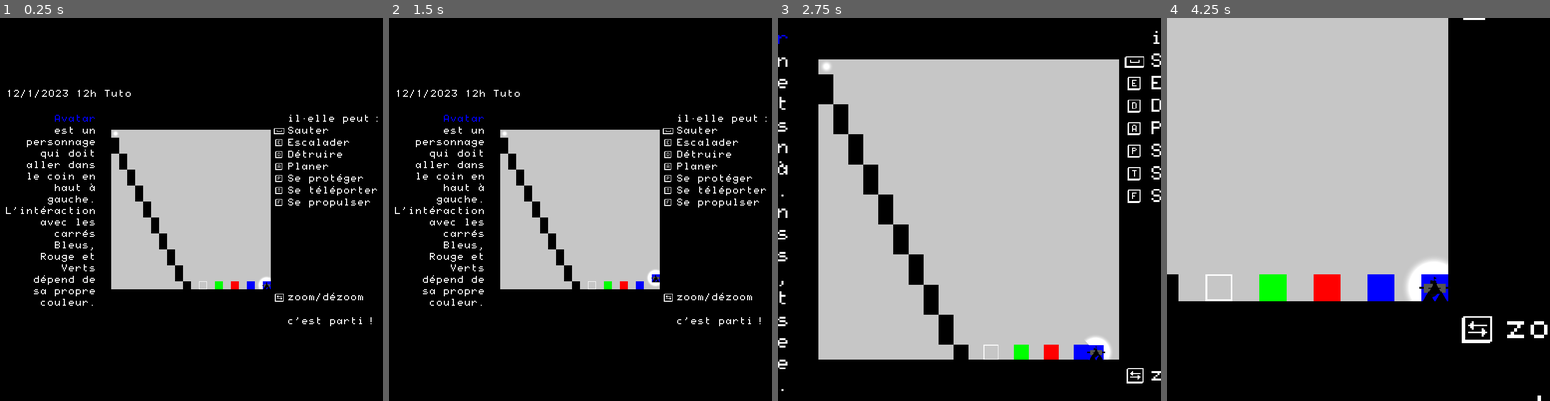
Above: before the commit, frames 1-4 (left to right).
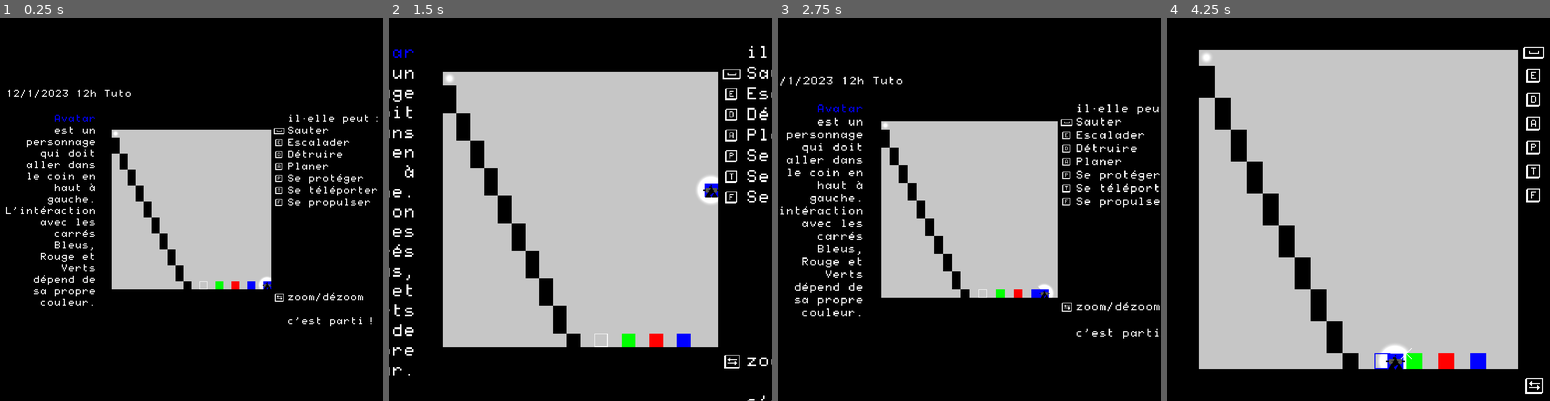
Above: after the commit, the same moments.

Repository: CorentinBrule/kinematic
Game: Godot game, scene res://Jeu.tscn
The game is run twice, just before and just after one commit, with the same random seed, the same clock (stepped at 60 frames per second) and the same inputs.
Inputs (mouse positions are in pixels of both pictures, inside the frame that each line leads up to):
- Up to frame 1 (0.25 s): no input
- Up to frame 2 (1.5 s): tap Enter at 0.5 s; move the mouse to (664, 190) at 0.52 s; hold Down (move_bottom) 0.53-1.28 s; hold Right (move_right) from 0.53 s (still down); click (664, 190) at 0.67 s; tap Space (Sauter) at 0.77 s; move the mouse to (503, 228) at 1.27 s; tap Mouse wheel down (zoom_down_mouse) at 1.35 s
- Up to frame 3 (2.75 s): tap Space (Sauter) at 1.52 s; move the mouse to (1007, 125) at 2.02 s; release Right (move_right) at 2.03 s; hold Left (move_left) from 2.03 s (still down); hold Tab (zoom_toggle) from 2.03 s (still down)
- Up to frame 4 (4.25 s): move the mouse to (1339, 286) at 2.77 s; release Left (move_left) at 2.78 s; release Tab (zoom_toggle) at 2.78 s; hold Right (move_right) from 2.78 s (still down); tap Mouse wheel up (zoom_up_mouse) at 2.85 s; click (1339, 286) at 2.92 s; tap Space (Sauter) at 3.02, 3.77 s; move the mouse to (1473, 266) at 3.52 s; hold Down (move_bottom) from 3.53 s (still down)

The runs differ from the first frame. In frame 1, 0.2% of the frame differs, in the area x 29-71%, y 29-71%; in frame 2, 37%; in frame 3, 43%; in frame 4, 43%, in the area x 0-100%, y 0-100%.

Commit message:
release plug&play pour les ateliers, github ribbon, et autres (Cherry Pick 929f3d1 & 4bf623b)

Diff:
--- a/Jeu.tscn
+++ b/Jeu.tscn
@@ -15,6 +15,8 @@
 [node name="Jeu" type="Node"]
 process_mode = 3
 script = ExtResource("12")
+auto_cam = true
+click_to_move = true
 
 [node name="Niveau" parent="." instance=ExtResource("1")]
 process_mode = 3
@@ -29,7 +31,6 @@
 narrative = "est un personnage qui doit aller dans le coin en haut à gauche. L'intéraction avec les carrés Bleus, Rouge et Verts dépend de sa propre couleur."
 
 [node name="TileMap" parent="Niveau" instance=ExtResource("10")]
-position = Vector2(-1, 0)
 
 [node name="Avatar" parent="Niveau" instance=ExtResource("2")]
 process_mode = 1
@@ -42,28 +43,34 @@
 [node name="Sauter" parent="Niveau/Avatar" instance=ExtResource("5")]
 jump_power = 200.0
 xbox_button = "A"
+metadata/_edit_lock_ = true
 
 [node name="Escalader" parent="Niveau/Avatar" instance=ExtResource("8")]
 glue_time_max = 10.0
 glue_effect = 1000.0
 glue_delay = 1.0
 xbox_button = "RB"
+metadata/_edit_lock_ = true
 
 [node name="Détruire" parent="Niveau/Avatar" instance=ExtResource("6")]
 xbox_button = "B"
+metadata/_edit_lock_ = true
 
 [node name="Planer" parent="Niveau/Avatar" instance=ExtResource("9")]
 plane_time_max = 100.0
 plane_effect = 2.0
 xbox_button = "LT"
+metadata/_edit_lock_ = true
 
 [node name="Se protéger" parent="Niveau/Avatar" instance=ExtResource("3")]
 xbox_button = "X"
+metadata/_edit_lock_ = true
 
 [node name="Se téléporter" parent="Niveau/Avatar" instance=ExtResource("4")]
 tp_distance = 31.0
 tp_cooldown = 50.0
 xbox_button = "Y"
+metadata/_edit_lock_ = true
 
 [node name="Se propulser" parent="Niveau/Avatar" instance=ExtResource("7")]
 position = Vector2(0, 6)
@@ -73,6 +80,7 @@
 time_to_regen = 10.0
 maximum_vertical_speed = -110.0
 xbox_button = "RT"
+metadata/_edit_lock_ = true
 
 [connection signal="var_changed" from="Niveau" to="." method="_on_Niveau_var_changed"]
 [connection signal="ready" from="Niveau/Avatar" to="Niveau" method="_on_Avatar_ready"]
--- a/Niveau/GUI/GUI.tscn
+++ b/Niveau/GUI/GUI.tscn
@@ -109,6 +109,7 @@
 
 [node name="ActionsContainerTouch" type="VBoxContainer" parent="outGameGUI/HBoxContainer_droit/VBoxContainer"]
 unique_name_in_owner = true
+visible = false
 layout_mode = 2
 size_flags_vertical = 10
 
--- a/Niveau/tileMap/Trigger.tscn
+++ b/Niveau/tileMap/Trigger.tscn
@@ -1,7 +1,7 @@
 [gd_scene load_steps=6 format=3 uid="uid://tx5p47jmmtyc"]
 
 [ext_resource type="Script" path="res://Niveau/tileMap/Trigger.gd" id="1"]
-[ext_resource type="Texture2D" uid="uid://cv8x4oeqf4txp" path="res://Niveau/tileMap/inactive.png" id="2"]
+[ext_resource type="Texture2D" uid="uid://cv8x4oeqf4txp" path="res://Niveau/tileMap/checkpoint.png" id="2"]
 
 [sub_resource type="RectangleShape2D" id="1"]
 size = Vector2(15.9983, 16.003)
--- a/Niveau/tileMap/tileset.tres
+++ b/Niveau/tileMap/tileset.tres
@@ -4,7 +4,7 @@
 [ext_resource type="Texture2D" uid="uid://dh4t08uspnab6" path="res://Niveau/tileMap/rouge.png" id="2_neg3o"]
 [ext_resource type="Texture2D" uid="uid://m6nflkbshgfi" path="res://Niveau/tileMap/vert.png" id="3_0dufe"]
 [ext_resource type="Texture2D" uid="uid://bgpjg2s3s3bo2" path="res://Niveau/tileMap/bleu.png" id="4_f2k58"]
-[ext_resource type="Texture2D" uid="uid://cv8x4oeqf4txp" path="res://Niveau/tileMap/inactive.png" id="5_u5dkf"]
+[ext_resource type="Texture2D" uid="uid://cv8x4oeqf4txp" path="res://Niveau/tileMap/checkpoint.png" id="5_moamn"]
 
 [sub_resource type="TileSetAtlasSource" id="TileSetAtlasSource_uxldw"]
 texture = ExtResource("1_ooi21")
@@ -138,7 +138,7 @@
 0:0/7/physics_layer_0/polygon_0/points = PackedVector2Array(0, 0, 16, 0, 16, 16, 0, 16)
 
 [sub_resource type="TileSetAtlasSource" id="TileSetAtlasSource_2odqj"]
-texture = ExtResource("5_u5dkf")
+texture = ExtResource("5_moamn")
 0:0/next_alternative_id = 8
 0:0/0 = 0
 0:0/0/physics_layer_0/polygon_0/points = PackedVector2Array(-8, -8, 8, -8, 8, 8, -8, 8)
--- a/save/save-2023-01-12-12h-Tuto.json
+++ b/save/save-0-0-0-0h-Tuto.json
@@ -79,11 +79,6 @@
 		]
 	},
 	"level_tilemap": [
-		{
-			"x": 1,
-			"y": 1,
-			"id": 1
-		},
 		{
 			"x": 2,
 			"y": 3,
--- a/save_lib.gd
+++ b/save_lib.gd
@@ -19,7 +19,7 @@
 		var test_json_conv = JSON.new()
 		test_json_conv.parse(file.get_as_text())
 		var data_dict = test_json_conv.get_data()
-		print(data_dict)
+		#print(data_dict)
 		set_data(scene, data_dict)
 
 static func set_data(scene, data):
@@ -46,7 +46,7 @@
 static func set_tilemap_data(scene, tilemap_data):
 	var tilemap = scene.get_node("Niveau/TileMap")
 	tilemap.clear()
-	print(tilemap)
+	#print(tilemap)
 	for cell in tilemap_data:
 		tilemap.set_cell(Vector2(cell.x, cell.y), cell.id, Vector2i(0,0))
 
@@ -75,7 +75,7 @@
 			var properties = obj.get("properties")
 			for property in properties.keys():
 				item_node[property] = properties[property]
-			print(properties["xbox_button"])
+			#print(properties["xbox_button"])
 			item_node.set("xbox_button", properties.get("xbox_button"))
 
 # Get & Save #
@@ -115,7 +115,7 @@
 static func get_meta_data(niveau):
 	# si pas de date ou jour ou mois = 0 : date de maintenant
 	var date = niveau.date
-	print(date)
+	#print(date)
 	if date["day"] == 0 or date["month"] == 0:
 		date = Time.get_datetime_dict_from_system()
 	var data_date = "%04d-%02d-%02d-%02dh" % [date.year, date.month, date.day, date.hour]
@@ -132,7 +132,7 @@
 static func get_tilemap_data(tilemap):
 	var tilemap_data = []
 
-	print(tilemap)
+	#print(tilemap)
 	var used_cells = tilemap.get_used_cells(0)
 	for cell in used_cells:
 		var cell_id = tilemap.get_cell_source_id(Vector2i(cell.x,cell.y))
@@ -148,15 +148,15 @@
 		"properties":{}
 	}
 
-	print(character)
+	#print(character)
 	for property in get_exported_properties(character):
 		character_data.properties[property.name] = character[property.name]
 
 	var children = character.get_children()
 	var stuff = []
 	for child in children:
-		print(child.name)
-		print(child.get_class())
+		#print(child.name)
+		#print(child.get_class())
 		if child is ItemClass: # if object is stuff
 			if child.is_visible_in_tree(): # if is visible/active
 				stuff.append(child)
Renamed: Niveau/tileMap/inactive.png -> Niveau/tileMap/checkpoint.png
Not shown, changed: Niveau/tileMap/checkpoint.png.import
Not shown, changed: .gitignore
Not shown, added: export_page.html
